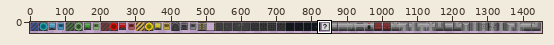
Sprite sheet, stored at core/assets/game2.png. The first picture is a wide view before the edit; the outline marks the close-up.
Close-up. First the earlier version:
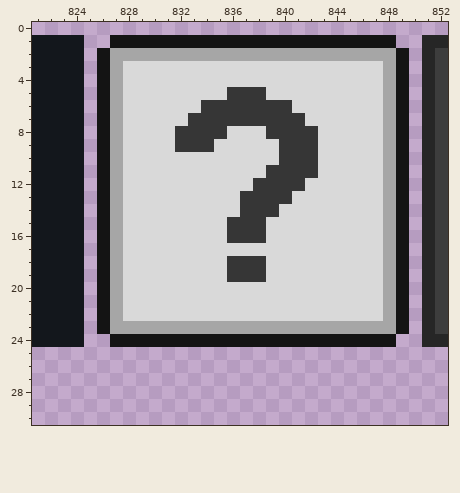
The file is 2048x32 pixels. Colours within 5 levels of each other are drawn and written as one. Shown: x 821..852, y 0..30. The wide view leaves out empty margins.
The result:
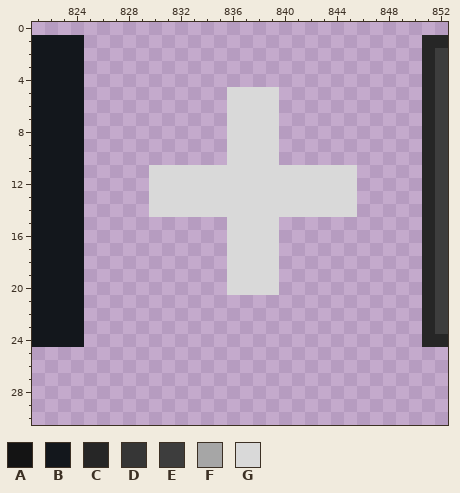
Palette (. is transparent): A #141414  B #13171c  C #262626  D #363636  E #3d3d3d  F #a6a6a6  G #d9d9d9
The exact change:
@@ x 821..852 @@
  0 ................................
- 1 BBBB..AAAAAAAAAAAAAAAAAAAAAA..CC
- 2 BBBB.AFFFFFFFFFFFFFFFFFFFFFFA.CE
- 3 BBBB.AFGGGGGGGGGGGGGGGGGGGGFA.CE
- 4 BBBB.AFGGGGGGGGGGGGGGGGGGGGFA.CE
- 5 BBBB.AFGGGGGGGGDDDGGGGGGGGGFA.CE
- 6 BBBB.AFGGGGGGDDDDDDDGGGGGGGFA.CE
- 7 BBBB.AFGGGGGDDDDDDDDDGGGGGGFA.CE
- 8 BBBB.AFGGGGDDDDGGGDDDDGGGGGFA.CE
- 9 BBBB.AFGGGGDDDGGGGGDDDGGGGGFA.CE
-10 BBBB.AFGGGGGGGGGGGGDDDGGGGGFA.CE
-11 BBBB.AFGGGGGGGGGGGDDDDGGGGGFA.CE
-12 BBBB.AFGGGGGGGGGGDDDDGGGGGGFA.CE
-13 BBBB.AFGGGGGGGGGDDDDGGGGGGGFA.CE
-14 BBBB.AFGGGGGGGGGDDDGGGGGGGGFA.CE
-15 BBBB.AFGGGGGGGGDDDGGGGGGGGGFA.CE
-16 BBBB.AFGGGGGGGGDDDGGGGGGGGGFA.CE
-17 BBBB.AFGGGGGGGGGGGGGGGGGGGGFA.CE
-18 BBBB.AFGGGGGGGGDDDGGGGGGGGGFA.CE
-19 BBBB.AFGGGGGGGGDDDGGGGGGGGGFA.CE
-20 BBBB.AFGGGGGGGGGGGGGGGGGGGGFA.CE
-21 BBBB.AFGGGGGGGGGGGGGGGGGGGGFA.CE
-22 BBBB.AFGGGGGGGGGGGGGGGGGGGGFA.CE
-23 BBBB.AFFFFFFFFFFFFFFFFFFFFFFA.CE
-24 BBBB..AAAAAAAAAAAAAAAAAAAAAA..CC
+ 1 BBBB..........................CC
+ 2 BBBB..........................CE
+ 3 BBBB..........................CE
+ 4 BBBB..........................CE
+ 5 BBBB...........GGGG...........CE
+ 6 BBBB...........GGGG...........CE
+ 7 BBBB...........GGGG...........CE
+ 8 BBBB...........GGGG...........CE
+ 9 BBBB...........GGGG...........CE
+10 BBBB...........GGGG...........CE
+11 BBBB.....GGGGGGGGGGGGGGGG.....CE
+12 BBBB.....GGGGGGGGGGGGGGGG.....CE
+13 BBBB.....GGGGGGGGGGGGGGGG.....CE
+14 BBBB.....GGGGGGGGGGGGGGGG.....CE
+15 BBBB...........GGGG...........CE
+16 BBBB...........GGGG...........CE
+17 BBBB...........GGGG...........CE
+18 BBBB...........GGGG...........CE
+19 BBBB...........GGGG...........CE
+20 BBBB...........GGGG...........CE
+21 BBBB..........................CE
+22 BBBB..........................CE
+23 BBBB..........................CE
+24 BBBB..........................CC
 25 ................................
Pixel boxes of the changes (left, top, right, bottom) in both close-ups:
changed: (97, 35, 409, 347)
